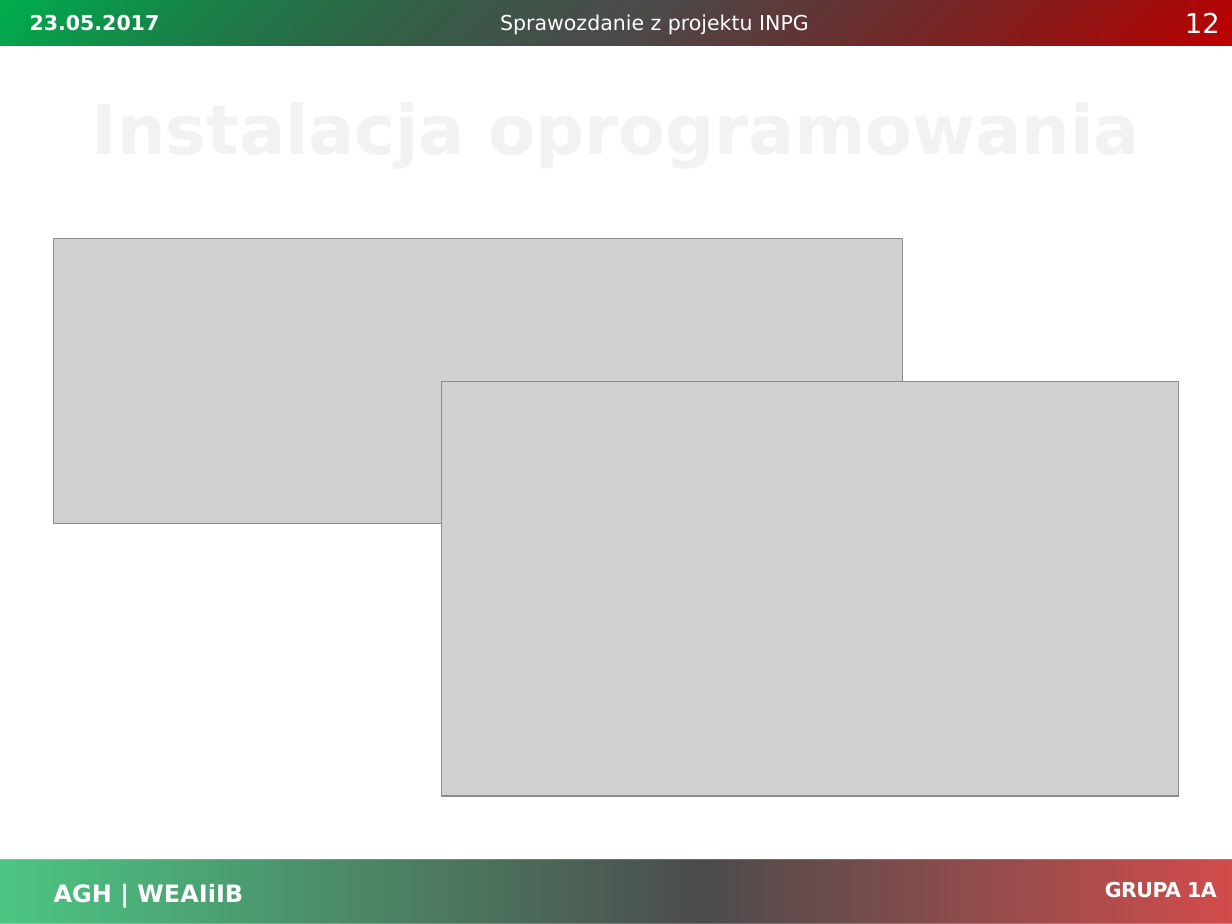
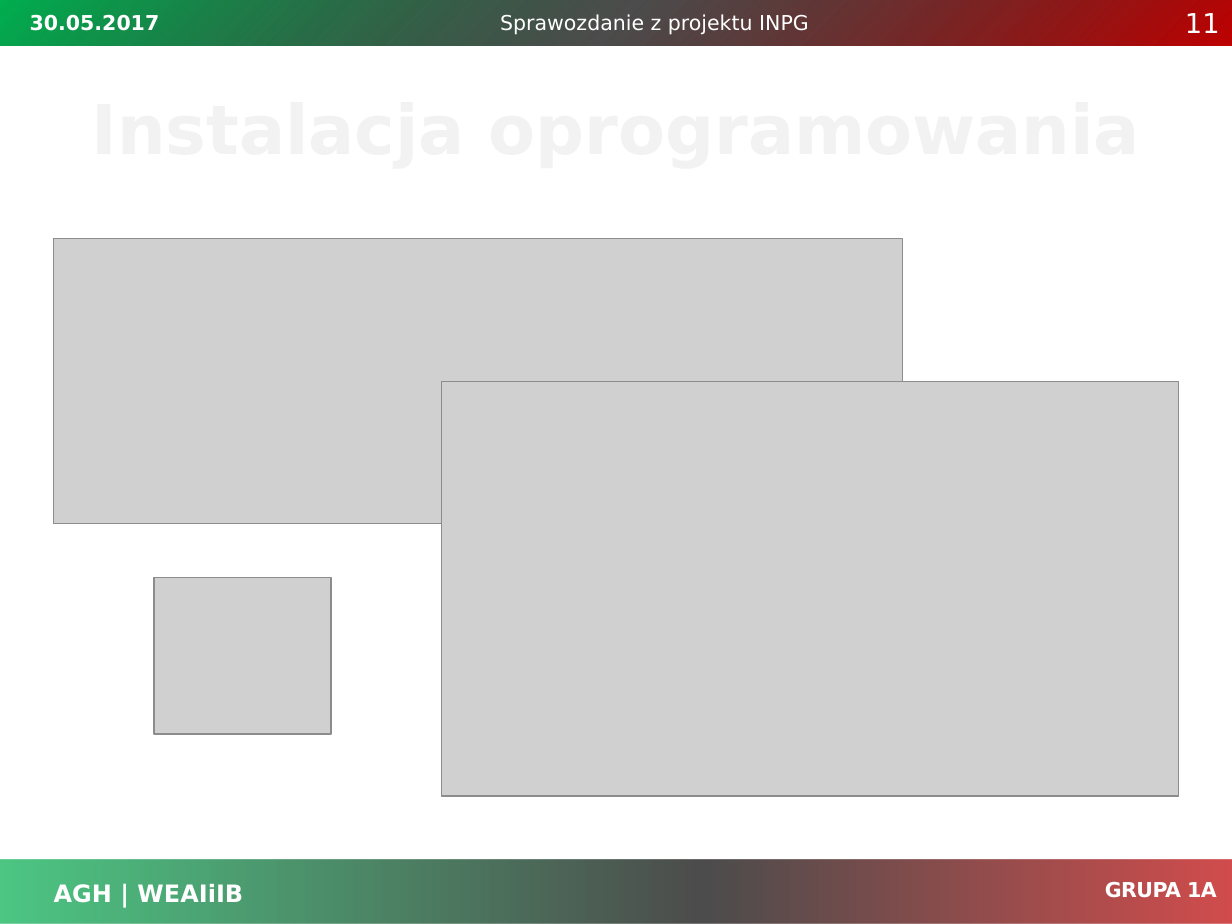
Before and after one commit to hubdworniok/warcaby, a slide deck: slide 11 of Dokumentacja/prezentacja_sprawozdanie.pptx (slide 12 before the commit). Drawn at 1232x924 pixels with LibreOffice and Linux fonts; fonts in the diff are those of the drawing; grey boxes stand for pictures; background and template pictures are left out. Boxes give left, top, right and bottom in pixels: in the first picture for what was removed or moved away, otherwise in the second. Text is boxed around its words. In the diff, an @@ line names an element or a change of style, - is before the commit and + after.

```diff
--- a/Dokumentacja/prezentacja_sprawozdanie.pptx
+++ b/Dokumentacja/prezentacja_sprawozdanie.pptx
@@ text at <box>30,14,160,31</box>: text changed @@
-23.05.2017
+30.05.2017
@@ page number at <box>1185,13,1220,33</box>: text changed @@
-12
+11
@@ picture added at <box>154,578,331,734</box> @@
```
Also in this commit, not shown: 10 other slides changed, 1 slide added, 1 other file.
